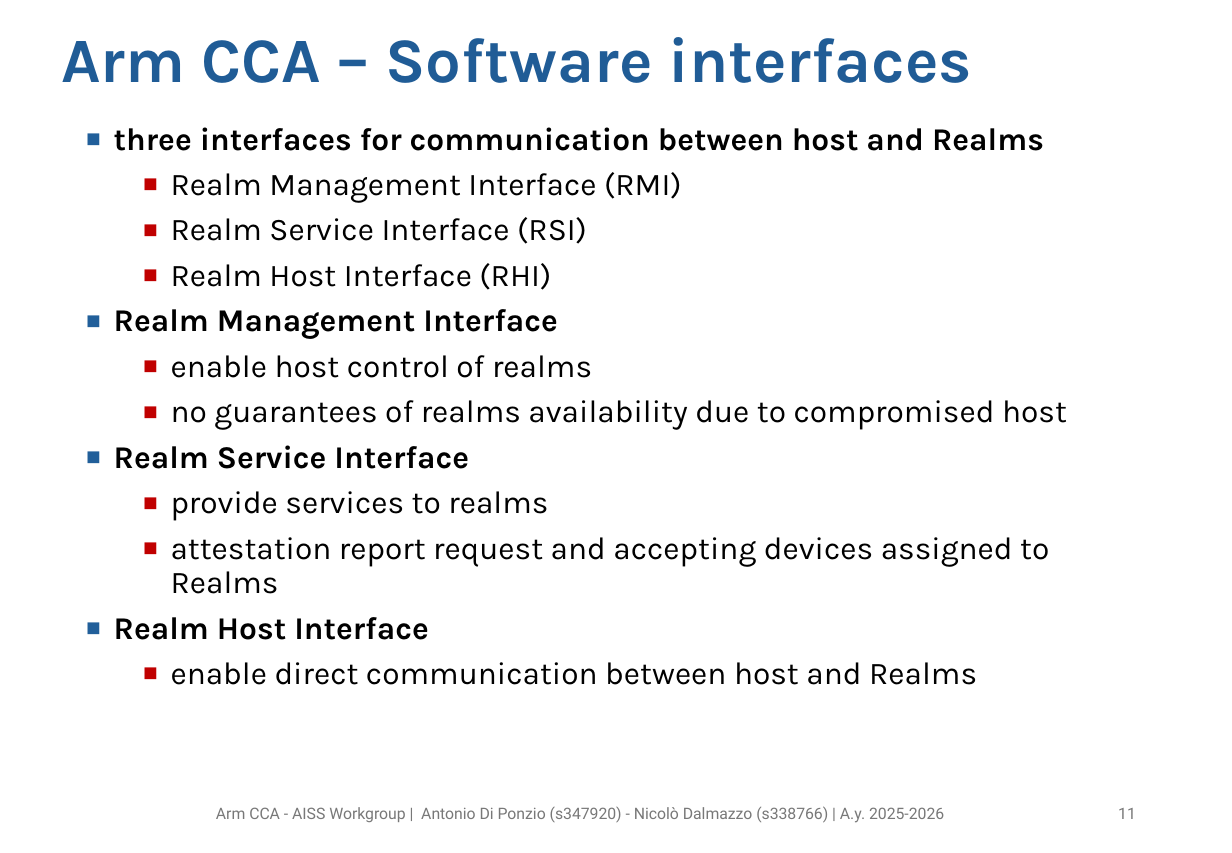
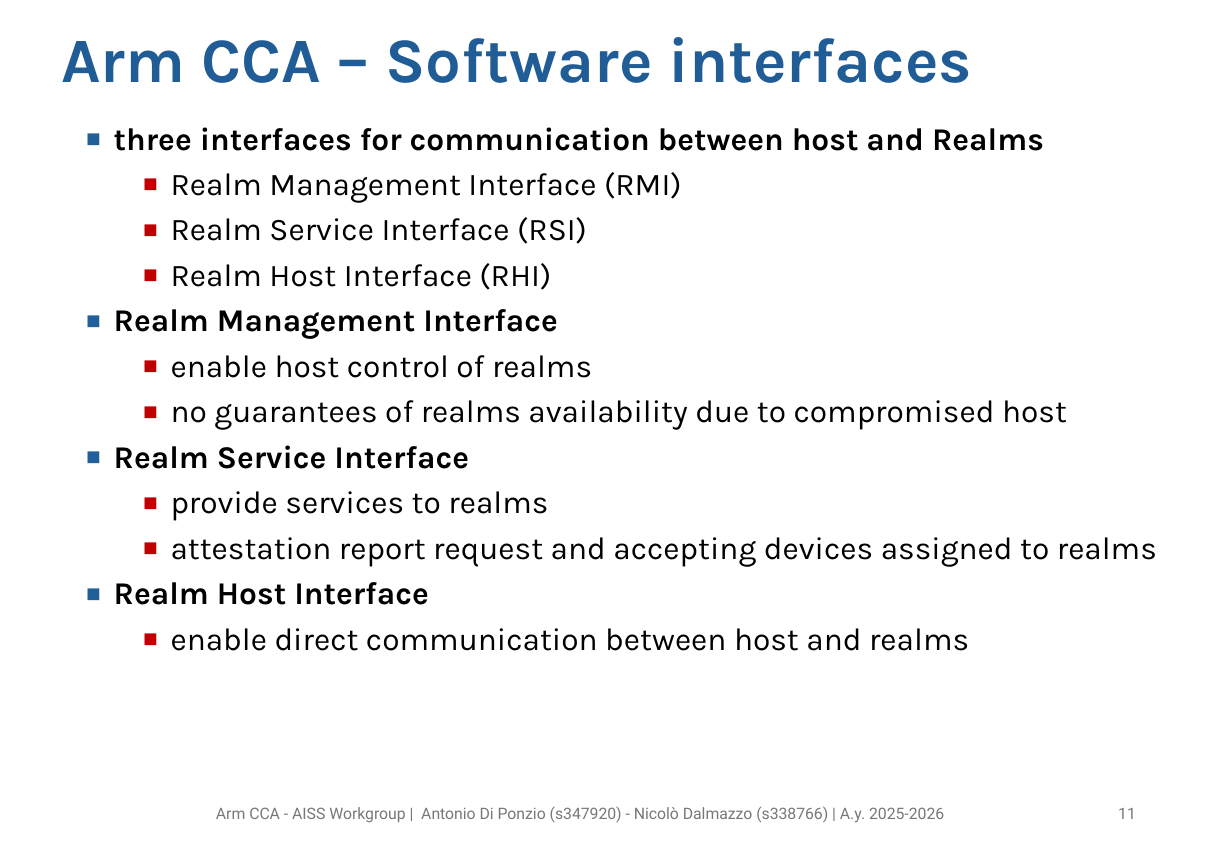
Before and after one commit to NicoloDalmazzo/ARM-TrustZone, a slide deck: slide 11 of presentation/AISSworkgroup.pptx. Drawn at 1232x853 pixels with LibreOffice and Linux fonts; fonts in the diff are those of the drawing. Boxes give left, top, right and bottom in pixels: in the first picture for what was removed or moved away, otherwise in the second. Text is boxed around its words. In the diff, an @@ line names an element or a change of style, - is before the commit and + after.

Commit message:
final presentation version

```diff
--- a/presentation/AISSworkgroup.pptx
+++ b/presentation/AISSworkgroup.pptx
@@ text at box(171, 537, 1157, 567): text changed @@
-  ▪ attestation report request and accepting devices assigned to Realms
+  ▪ attestation report request and accepting devices assigned to realms
@@ text at box(171, 628, 969, 651): text changed @@
-  ▪ enable direct communication between host and Realms
+  ▪ enable direct communication between host and realms
```
Also in this commit, not shown: 1 other slide changed.
